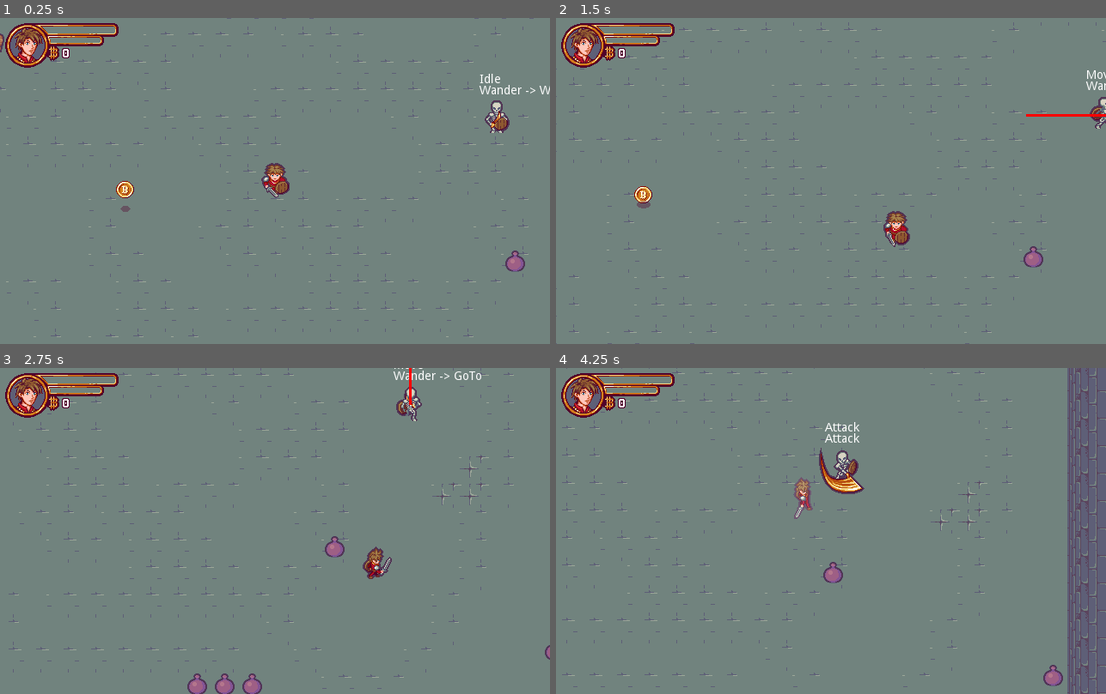
Above: before the commit, frames 1-4 (two rows, left to right).
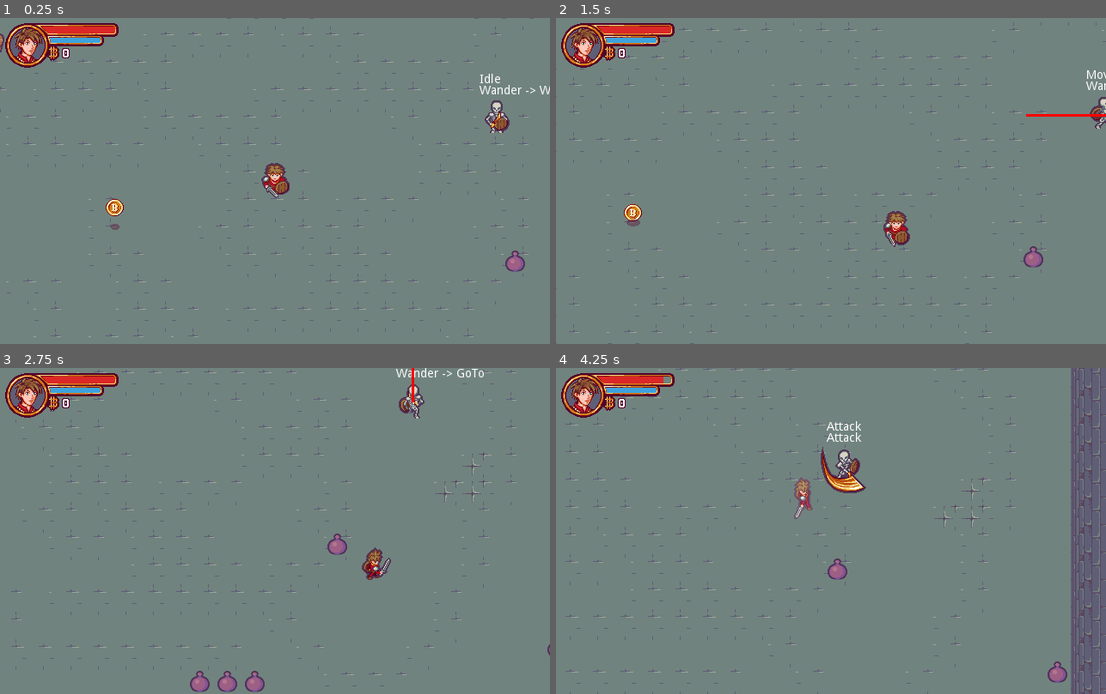
Above: after the commit, the same moments.

Repository: Franofarion/Godot-2D-ZeldIsaac-Tutorial
Game: Godot game, scene res://Scenes/Levels/Level.tscn
The game is run twice, just before and just after one commit, with the same random seed, the same clock (stepped at 60 frames per second) and the same inputs. Sound files missing from this copy of the repository are replaced by a short silence.
Inputs:
- Up to frame 1 (0.25 s): no input
- Up to frame 2 (1.5 s): tap Enter (ui_accept) at 0.5, 0.77 s; hold Right (ui_right) 0.53-1.28 s; hold Down (ui_down) from 1.28 s (still down)
- Up to frame 3 (2.75 s): tap Enter (ui_accept) at 1.52 s; release Down (ui_down) at 2.03 s; hold Right (ui_right) from 2.03 s (still down)
- Up to frame 4 (4.25 s): release Right (ui_right) at 2.78 s; hold Up (ui_up) 2.78-3.53 s; tap Enter (ui_accept) at 3.02, 3.77 s; hold Left (ui_left) from 3.53 s (still down)

The runs differ from the first frame. In frame 1, 0.7% of the frame differs, in the area x 7-25%, y 2-65%; in frame 2, 0.8%; in frame 3, 4.3%; in frame 4, 7.4%, in the area x 1-100%, y 0-100%.

Commit message:
handle HP, door, room finish

Diff:
--- a/Autoload/Events.gd
+++ b/Autoload/Events.gd
@@ -7,3 +7,8 @@
 signal nb_coins_changed(nb_coins)
 
 signal obstacle_destroyed(obstacles)
+
+signal character_hp_changed(hp)
+signal actor_died(actor)
+
+signal room_finished()
--- a/Scenes/Actors/Actor.gd
+++ b/Scenes/Actors/Actor.gd
@@ -19,8 +19,12 @@
 var moving_direction := Vector2.ZERO setget set_moving_direction, get_moving_direction
 var facing_direction := Vector2.DOWN setget set_facing_direction, get_facing_direction
 
+export var max_hp : int = 3
+onready var hp : int = max_hp setget set_hp, get_hp
+
 signal facing_direction_changed
 signal moving_direction_changed
+signal hp_changed(hp)
 
 #### ACCESSORS ####
 
@@ -38,6 +42,14 @@
 func get_moving_direction() -> Vector2:
 	return moving_direction
 
+func set_hp(value: int) -> void:
+	value = Maths.clampi(value, 0, max_hp)
+	if hp != value:
+		hp = value
+		emit_signal('hp_changed', hp)
+func get_hp() -> int:
+	return hp
+
 #### BUILT-IN ####
 func _ready():
 	var __ = state_machine.connect("state_changed", self, "_on_state_changed")
@@ -45,6 +57,7 @@
 	__ = connect("moving_direction_changed", self, "_on_moving_direction_changed")
 	__ = animated_sprite.connect("animation_finished", self, "_on_AnimatedSprite_animation_finished")
 	__ = animated_sprite.connect("frame_changed", self, "_on_AnimatedSprite_frame_changed")
+	__ = connect("hp_changed", self, "_on_hp_changed")
 
 
 #### LOGIC ####
@@ -77,7 +90,8 @@
 
 		if body.has_method('hurt'):
 			body.face_position(global_position)
-			body.hurt()
+			var damage = _compute_damage(body)
+			body.hurt(damage)
 
 		elif body.has_method('destroy'):
 			body.destroy()
@@ -87,9 +101,14 @@
 	var angle = facing_direction.angle()
 	attack_hitbox.set_rotation_degrees(rad2deg(angle) - 90)
 
-func hurt() -> void:
+func hurt(damage: int) -> void:
+	set_hp(hp - damage)
 	state_machine.set_state("Hurt")
 	_hurt_feedback()
+
+func die() -> void:
+	EVENTS.emit_signal("actor_died", self)
+	queue_free()
 
 func _hurt_feedback() -> void:
 	tween.interpolate_property(animated_sprite.material, "shader_param/opacity", 0.0, 1.0, 0.1)
@@ -99,6 +118,9 @@
 
 	tween.interpolate_property(animated_sprite.material, "shader_param/opacity", 1.0, 0.0, 0.1)
 	tween.start()
+
+func _compute_damage(_target: Actor) -> int:
+	return 1
 
 func face_position(pos: Vector2) -> void:
 	var dir = global_position.direction_to(pos)
@@ -117,6 +139,12 @@
 		state_machine.set_state('Move')
 
 #### SIGNAL RESPONSES ####
+
+func _on_hp_changed(new_hp: int) -> void:
+	print(name + " - HP: " + String(new_hp))
+	if (new_hp == 0):
+		die()
+
 func _on_state_changed(_new_state: Object):
 	_update_animation()
 
--- a/Scenes/Actors/Character/Character.gd
+++ b/Scenes/Actors/Character/Character.gd
@@ -28,7 +28,6 @@
 
 	for body in bodies_array:
 		if body.has_method('interact'):
-			print('interaction with : ', body)
 			body.interact()
 			return true
 
@@ -41,3 +40,9 @@
 		if _interaction_attempt():
 			state_machine.set_state('Idle')
 	._on_state_changed(new_state)
+
+
+func _on_hp_changed(new_hp: int) -> void:
+	._on_hp_changed(new_hp)
+
+	EVENTS.emit_signal("character_hp_changed", hp)
--- a/Scenes/Actors/Character/Character.tscn
+++ b/Scenes/Actors/Character/Character.tscn
@@ -6,10 +6,33 @@
 [ext_resource path="res://Scenes/Actors/Character/CharacterSpriteFrame.tres" type="SpriteFrames" id=4]
 [ext_resource path="res://Scenes/Actors/Character/Character.gd" type="Script" id=5]
 
+[sub_resource type="Shader" id=1]
+resource_local_to_scene = true
+code = "shader_type canvas_item;
+
+uniform vec4 flash_color: hint_color = vec4(1.0);
+uniform float opacity: hint_range(0.0, 1.0) = 0.0;
+
+void fragment(){
+	vec4 current_color = texture(TEXTURE, UV);
+	if (current_color.a == 0.0) {
+		discard;
+	}
+	COLOR = mix(current_color, flash_color, opacity);
+}"
+
+[sub_resource type="ShaderMaterial" id=2]
+resource_local_to_scene = true
+shader = SubResource( 1 )
+shader_param/flash_color = Color( 1, 1, 1, 1 )
+shader_param/opacity = 0.0
+
 [node name="Character" instance=ExtResource( 3 )]
 script = ExtResource( 5 )
+max_hp = 10
 
 [node name="AnimatedSprite" parent="." index="0"]
+material = SubResource( 2 )
 frames = ExtResource( 4 )
 animation = "IdleDown"
 
--- a/Scenes/Actors/Character/CharacterHitbox.tres
+++ b/Scenes/Actors/Character/CharacterHitbox.tres
@@ -1,4 +1,4 @@
 [gd_resource type="CircleShape2D" format=2]
 
 [resource]
-radius = 12.3693
+radius = 16.0
--- a/Scenes/Actors/Enemy/BehaviourState/WaitState.gd
+++ b/Scenes/Actors/Enemy/BehaviourState/WaitState.gd
@@ -10,6 +10,9 @@
 	var __ = $Timer.connect("timeout", self, "_on_Timer_timeout")
 
 func enter_state() -> void:
+	if !is_instance_valid(owner):
+		return
+
 	if owner.state_machine != null:
 		owner.state_machine.set_state("Idle")
 	var wait_time = rand_range(min_wait_time, max_wait_time)
--- a/Scenes/Actors/Enemy/Enemy.gd
+++ b/Scenes/Actors/Enemy/Enemy.gd
@@ -41,6 +41,7 @@
 	__ = connect("target_in_chase_area_changed", self, "_on_target_in_chase_area_changed")
 	__ = connect("target_in_attack_area_changed", self, "_on_target_in_attack_area_changed")
 	__ = state_machine.connect("state_changed", self, "_on_StateMachine_state_changed")
+	__ = $BehaviourTree/Attack/Cooldown.connect("timeout", self, "_on_attack_cooldown_finished")
 
 	path_line.set_as_toplevel(true)
 
@@ -51,9 +52,12 @@
 		target = null
 
 func _update_behaviour_state() -> void:
-	print(can_attack())
-	if can_attack():
-		behaviour_tree.set_state("Attack")
+	if target_in_attack_area:
+		if $BehaviourTree/Attack.is_cooldown_running():
+			behaviour_tree.set_state("Inactive")
+			path = []
+		else:
+			behaviour_tree.set_state("Attack")
 
 	elif target_in_chase_area:
 		behaviour_tree.set_state("Chase")
@@ -124,9 +128,15 @@
 func _on_moving_direction_changed():
 	face_direction(moving_direction)
 
-func _on_StateMachine_state_changed(state) -> void:
+func _on_StateMachine_state_changed(state: State) -> void:
 	if state_machine == null:
 		return
 
-	if state.name != "Attack" && state_machine.previous_state == $StateMachine/Attack:
+	if state_machine.previous_state == $StateMachine/Attack or state_machine.previous_state == $StateMachine/Hurt:
 		_update_behaviour_state()
+
+	if state.name == "Attack":
+		face_position(target.global_position)
+
+func _on_attack_cooldown_finished() -> void:
+	_update_behaviour_state()
--- a/Scenes/Actors/Enemy/Enemy.tscn
+++ b/Scenes/Actors/Enemy/Enemy.tscn
@@ -1,8 +1,32 @@
-[gd_scene load_steps=2 format=2]
+[gd_scene load_steps=4 format=2]
 
 [ext_resource path="res://Scenes/Actors/Actor.tscn" type="PackedScene" id=1]
 
+[sub_resource type="Shader" id=1]
+resource_local_to_scene = true
+code = "shader_type canvas_item;
+
+uniform vec4 flash_color: hint_color = vec4(1.0);
+uniform float opacity: hint_range(0.0, 1.0) = 0.0;
+
+void fragment(){
+	vec4 current_color = texture(TEXTURE, UV);
+	if (current_color.a == 0.0) {
+		discard;
+	}
+	COLOR = mix(current_color, flash_color, opacity);
+}"
+
+[sub_resource type="ShaderMaterial" id=2]
+resource_local_to_scene = true
+shader = SubResource( 1 )
+shader_param/flash_color = Color( 1, 1, 1, 1 )
+shader_param/opacity = 0.0
+
 [node name="Enemy" groups=["Enemy"] instance=ExtResource( 1 )]
+
+[node name="AnimatedSprite" parent="." index="0"]
+material = SubResource( 2 )
 
 [node name="ChaseArea" type="Area2D" parent="." index="4"]
 __meta__ = {
--- a/Scenes/Actors/Enemy/Skeleton/Skeleton.tscn
+++ b/Scenes/Actors/Enemy/Skeleton/Skeleton.tscn
@@ -11,6 +11,28 @@
 [ext_resource path="res://Scenes/Actors/Enemy/BehaviourState/WanderState.gd" type="Script" id=9]
 [ext_resource path="res://Scenes/Actors/Enemy/BehaviourState/WaitState.gd" type="Script" id=10]
 [ext_resource path="res://Scenes/Actors/Enemy/BehaviourState/GoToState.gd" type="Script" id=11]
+[ext_resource path="res://StateMachine/State.gd" type="Script" id=12]
+
+[sub_resource type="Shader" id=5]
+resource_local_to_scene = true
+code = "shader_type canvas_item;
+
+uniform vec4 flash_color: hint_color = vec4(1.0);
+uniform float opacity: hint_range(0.0, 1.0) = 0.0;
+
+void fragment(){
+	vec4 current_color = texture(TEXTURE, UV);
+	if (current_color.a == 0.0) {
+		discard;
+	}
+	COLOR = mix(current_color, flash_color, opacity);
+}"
+
+[sub_resource type="ShaderMaterial" id=6]
+resource_local_to_scene = true
+shader = SubResource( 5 )
+shader_param/flash_color = Color( 1, 1, 1, 1 )
+shader_param/opacity = 0.0
 
 [sub_resource type="CircleShape2D" id=1]
 radius = 8.0
@@ -29,6 +51,7 @@
 speed = 170.0
 
 [node name="AnimatedSprite" parent="." index="0"]
+material = SubResource( 6 )
 frames = ExtResource( 2 )
 animation = "IdleDown"
 
@@ -79,7 +102,10 @@
 [node name="Cooldown" type="Timer" parent="BehaviourTree/Attack" index="0"]
 one_shot = true
 
-[node name="StateLabel" type="Label" parent="BehaviourTree" index="3"]
+[node name="Inactive" type="Node" parent="BehaviourTree" index="3"]
+script = ExtResource( 12 )
+
+[node name="StateLabel" type="Label" parent="BehaviourTree" index="4"]
 margin_left = -20.0
 margin_top = -40.0
 margin_right = 20.0
--- /dev/null
+++ b/Scenes/InteractiveObjects/Door/Door.gd
@@ -0,0 +1,16 @@
+extends StaticBody2D
+class_name Door
+
+func _ready() -> void:
+	var __ = EVENTS.connect("room_finished", self, "_on_EVENTS_room_finished")
+
+
+func open() -> void:
+	print('bonjour')
+	$GridSprite.play("Lock", true)
+	$DoorSprite.play("Open")
+	$CollisionShape2D.set_disabled(true)
+
+
+func _on_EVENTS_room_finished() -> void:
+	open()
--- /dev/null
+++ b/Scenes/InteractiveObjects/Door/Door.tscn
@@ -0,0 +1,95 @@
+[gd_scene load_steps=19 format=2]
+
+[ext_resource path="res://Scenes/InteractiveObjects/Door/Door.png" type="Texture" id=1]
+[ext_resource path="res://Scenes/InteractiveObjects/Door/DoorGrid.png" type="Texture" id=2]
+[ext_resource path="res://Scenes/InteractiveObjects/Door/Door.gd" type="Script" id=3]
+
+[sub_resource type="AtlasTexture" id=1]
+atlas = ExtResource( 1 )
+region = Rect2( 0, 0, 96, 80 )
+
+[sub_resource type="AtlasTexture" id=2]
+atlas = ExtResource( 1 )
+region = Rect2( 96, 0, 96, 80 )
+
+[sub_resource type="AtlasTexture" id=3]
+atlas = ExtResource( 1 )
+region = Rect2( 192, 0, 96, 80 )
+
+[sub_resource type="AtlasTexture" id=4]
+atlas = ExtResource( 1 )
+region = Rect2( 288, 0, 96, 80 )
+
+[sub_resource type="SpriteFrames" id=5]
+animations = [ {
+"frames": [ SubResource( 1 ), SubResource( 2 ), SubResource( 3 ), SubResource( 4 ) ],
+"loop": false,
+"name": "Open",
+"speed": 13.0
+} ]
+
+[sub_resource type="AtlasTexture" id=6]
+atlas = ExtResource( 2 )
+region = Rect2( 0, 0, 96, 80 )
+
+[sub_resource type="AtlasTexture" id=7]
+atlas = ExtResource( 2 )
+region = Rect2( 96, 0, 96, 80 )
+
+[sub_resource type="AtlasTexture" id=8]
+atlas = ExtResource( 2 )
+region = Rect2( 192, 0, 96, 80 )
+
+[sub_resource type="AtlasTexture" id=9]
+atlas = ExtResource( 2 )
+region = Rect2( 288, 0, 96, 80 )
+
+[sub_resource type="AtlasTexture" id=10]
+atlas = ExtResource( 2 )
+region = Rect2( 0, 80, 96, 80 )
+
+[sub_resource type="AtlasTexture" id=11]
+atlas = ExtResource( 2 )
+region = Rect2( 96, 80, 96, 80 )
+
+[sub_resource type="AtlasTexture" id=12]
+atlas = ExtResource( 2 )
+region = Rect2( 192, 80, 96, 80 )
+
+[sub_resource type="AtlasTexture" id=13]
+atlas = ExtResource( 2 )
+region = Rect2( 288, 80, 96, 80 )
+
+[sub_resource type="SpriteFrames" id=19]
+animations = [ {
+"frames": [ SubResource( 6 ), SubResource( 7 ), SubResource( 8 ), SubResource( 9 ), SubResource( 10 ), SubResource( 11 ), SubResource( 12 ), SubResource( 13 ) ],
+"loop": false,
+"name": "Lock",
+"speed": 13.0
+} ]
+
+[sub_resource type="RectangleShape2D" id=20]
+extents = Vector2( 32, 32 )
+
+[node name="Door" type="StaticBody2D"]
+script = ExtResource( 3 )
+
+[node name="DoorSprite" type="AnimatedSprite" parent="."]
+frames = SubResource( 5 )
+animation = "Open"
+offset = Vector2( 0, 8 )
+__meta__ = {
+"_edit_lock_": true
+}
+
+[node name="GridSprite" type="AnimatedSprite" parent="."]
+frames = SubResource( 19 )
+animation = "Lock"
+frame = 7
+offset = Vector2( 0, 8 )
+__meta__ = {
+"_edit_lock_": true
+}
+
+[node name="CollisionShape2D" type="CollisionShape2D" parent="."]
+shape = SubResource( 20 )
--- a/Scenes/Levels/Level.gd
+++ b/Scenes/Levels/Level.gd
@@ -4,9 +4,19 @@
 
 
 func _ready() -> void:
+	var __ = EVENTS.connect("actor_died", self, "_on_EVENTS_actor_died")
+
 	OS.window_fullscreen = true
 	OS.window_maximized = true
 
 	var enemies = get_tree().get_nodes_in_group('Enemy')
 	for enemy in enemies:
 		enemy.pathfinder = pathfinder
+
+func _on_EVENTS_actor_died(actor: Actor) -> void:
+	if actor is Enemy:
+		var enemies = get_tree().get_nodes_in_group('Enemy')
+
+		if enemies == [actor]:
+			print('emit room finish')
+			EVENTS.emit_signal("room_finished")
--- a/Scenes/Levels/Level.tscn
+++ b/Scenes/Levels/Level.tscn
@@ -15,6 +15,7 @@
 [ext_resource path="res://Scenes/Actors/Enemy/Skeleton/Skeleton.tscn" type="PackedScene" id=13]
 [ext_resource path="res://Scenes/Levels/Pathfinder.gd" type="Script" id=14]
 [ext_resource path="res://Scenes/Actors/ColorFlashShaderMaterial.tres" type="Material" id=15]
+[ext_resource path="res://Scenes/InteractiveObjects/Door/Door.tscn" type="PackedScene" id=16]
 
 [sub_resource type="ConvexPolygonShape2D" id=2]
 points = PoolVector2Array( 32, 32, 0, 32, 0, 0, 32, 0 )
@@ -450,6 +451,18 @@
 outline_color = Color( 0.321569, 0, 0.176471, 1 )
 font_data = ExtResource( 10 )
 
+[sub_resource type="StyleBoxFlat" id=39]
+bg_color = Color( 0.862745, 0.156863, 0.156863, 1 )
+
+[sub_resource type="StyleBoxFlat" id=40]
+bg_color = Color( 0.862745, 0.156863, 0.156863, 0 )
+
+[sub_resource type="StyleBoxFlat" id=41]
+bg_color = Color( 0.239216, 0.639216, 0.87451, 1 )
+
+[sub_resource type="StyleBoxFlat" id=42]
+bg_color = Color( 0.239216, 0.639216, 0.87451, 0 )
+
 [node name="Level" type="YSort"]
 script = ExtResource( 5 )
 __meta__ = {
@@ -460,7 +473,7 @@
 tile_set = SubResource( 1 )
 cell_size = Vector2( 32, 32 )
 format = 1
-tile_data = PoolIntArray( 0, 4, 0, 1, 4, 196612, 2, 4, 19661 …(122 unchanged characters)…  196612, 12, 4, 196612, 13, 4, 196612, 14, 4, 196612, 15, 4, 196612, 16, 4, 196612, 17, 4, 196612, 18, 4, 196612, 19, 4, 196612, 20, 4, 196612, 21, 4, 196612, 22, 4, 196612, 23, 4, 196612, 24, 4, 196612, 25, 4, 196612, 26, 4, 196612, 27, 4, 196612, 28, 4, 196612, 29, 4, 196612, 30, 4, 3, 31, 4, 1, 65536, 4, 327680, 65537, 4, 65536, 65538, 4, 65539, 65539, 4, 65539, 65540, 4, 65539, 65541, 4, 65539, 65542, 4, 65539, 65543, 4, 65539, 65544, 4, 65539, 65545, 4, 65539, 65546, 4, 65539, 65547, 4, 65539, 65548, 4, 65539, 65549, 4, 65539, 65550, 4, 65539, 65551, 4, 65539, 65552, 4, 65539, 65553, 4, 6 …(8577 unchanged characters)…
+tile_data = PoolIntArray( 0, 4, 0, 1, 4, 196612, 2, 4, 19661 …(122 unchanged characters)…  196612, 12, 4, 196612, 13, 4, 196612, 16, 4, 196612, 17, 4, 196612, 18, 4, 196612, 19, 4, 196612, 20, 4, 196612, 21, 4, 196612, 22, 4, 196612, 23, 4, 196612, 24, 4, 196612, 25, 4, 196612, 26, 4, 196612, 27, 4, 196612, 28, 4, 196612, 29, 4, 196612, 30, 4, 3, 31, 4, 1, 65536, 4, 327680, 65537, 4, 65536, 65538, 4, 65539, 65539, 4, 65539, 65540, 4, 65539, 65541, 4, 65539, 65542, 4, 65539, 65543, 4, 65539, 65544, 4, 65539, 65545, 4, 65539, 65546, 4, 65539, 65547, 4, 65539, 65548, 4, 65539, 65549, 4, 65539, 65552, 4, 65539, 65553, 4, 6 …(8577 unchanged characters)…
 
 [node name="Pathfinder" type="Node" parent="Tilemap"]
 script = ExtResource( 14 )
@@ -490,7 +503,7 @@
 position = Vector2( 944, 80 )
 
 [node name="Coin" parent="." instance=ExtResource( 6 )]
-position = Vector2( 224, 280 )
+position = Vector2( 212, 301 )
 
 [node name="UI_Container" type="CanvasLayer" parent="."]
 
@@ -544,9 +557,43 @@
 "_edit_use_anchors_": false
 }
 
+[node name="HP_BAR" type="ProgressBar" parent="UI_Container/UI/HUD"]
+margin_left = 49.0
+margin_top = 7.0
+margin_right = 134.0
+margin_bottom = 21.0
+rect_pivot_offset = Vector2( -69, 54 )
+custom_colors/font_color = Color( 0, 0, 0, 0 )
+custom_colors/font_color_shadow = Color( 0, 0, 0, 0 )
+custom_styles/fg = SubResource( 39 )
+custom_styles/bg = SubResource( 40 )
+max_value = 10.0
+value = 10.0
+__meta__ = {
+"_edit_use_anchors_": false
+}
+
+[node name="MP_BAR" type="ProgressBar" parent="UI_Container/UI/HUD"]
+margin_left = 58.0
+margin_top = 18.0
+margin_right = 117.0
+margin_bottom = 32.0
+custom_colors/font_color = Color( 0, 0, 0, 0 )
+custom_colors/font_color_shadow = Color( 0, 0, 0, 0 )
+custom_styles/fg = SubResource( 41 )
+custom_styles/bg = SubResource( 42 )
+max_value = 10.0
+value = 10.0
+__meta__ = {
+"_edit_use_anchors_": false
+}
+
 [node name="CoinFactory" type="Node2D" parent="."]
 script = ExtResource( 12 )
 
 [node name="Skeleton" parent="." instance=ExtResource( 13 )]
 material = ExtResource( 15 )
 position = Vector2( 667, 200 )
+
+[node name="Door" parent="." instance=ExtResource( 16 )]
+position = Vector2( 480, 32 )
--- a/Scenes/UI/HUD/HUD.gd
+++ b/Scenes/UI/HUD/HUD.gd
@@ -4,6 +4,10 @@
 
 func _ready() -> void:
 	var __ = EVENTS.connect("nb_coins_changed", self, "_on_EVENTS_nb_coins_changed")
+	__ = EVENTS.connect("character_hp_changed", self, "_on_EVENTS_character_hp_changed")
 
 func _on_EVENTS_nb_coins_changed(nb_coins) -> void:
 	coin_counter_label.set_text(String(nb_coins))
+
+func _on_EVENTS_character_hp_changed(hp: int) -> void:
+	$HP_BAR.set_value(hp)
--- /dev/null
+++ b/Static/Maths.gd
@@ -0,0 +1,6 @@
+extends Object
+class_name Maths
+
+
+static func clampi(value: int, min_value: int, max_value: int) -> int:
+	return int(clamp(float(value), float(min_value), float(max_value)))
--- a/project.godot
+++ b/project.godot
@@ -49,6 +49,11 @@
 "language": "GDScript",
 "path": "res://Scenes/InteractiveObjects/Collectables/States/CollectableSpawnState.gd"
 }, {
+"base": "StaticBody2D",
+"class": "Door",
+"language": "GDScript",
+"path": "res://Scenes/InteractiveObjects/Door/Door.gd"
+}, {
 "base": "Actor",
 "class": "Enemy",
 "language": "GDScript",
@@ -63,6 +68,11 @@
 "class": "GoToState",
 "language": "GDScript",
 "path": "res://Scenes/Actors/Enemy/BehaviourState/GoToState.gd"
+}, {
+"base": "Object",
+"class": "Maths",
+"language": "GDScript",
+"path": "res://Static/Maths.gd"
 }, {
 "base": "Node",
 "class": "Pathfinder",
@@ -103,9 +113,11 @@
 "Coin": "",
 "CollectableFollowState": "",
 "CollectableSpawnState": "",
+"Door": "",
 "Enemy": "",
 "EnemyMoveState": "",
 "GoToState": "",
+"Maths": "",
 "Pathfinder": "",
 "State": "",
 "StateLabel": "",
Not shown: 1 places in Scenes/Actors/Character/Character.tscn that only renumber resources
Not shown: 1 places in Scenes/Actors/Enemy/Skeleton/Skeleton.tscn that only renumber resources
Binary file added: Scenes/InteractiveObjects/Door/Door.png
Not shown, added: Scenes/InteractiveObjects/Door/Door.png.import
Binary file added: Scenes/InteractiveObjects/Door/DoorGrid.png
Not shown, added: Scenes/InteractiveObjects/Door/DoorGrid.png.import
Not shown: 1 places in Scenes/Levels/Level.tscn that only renumber resources
